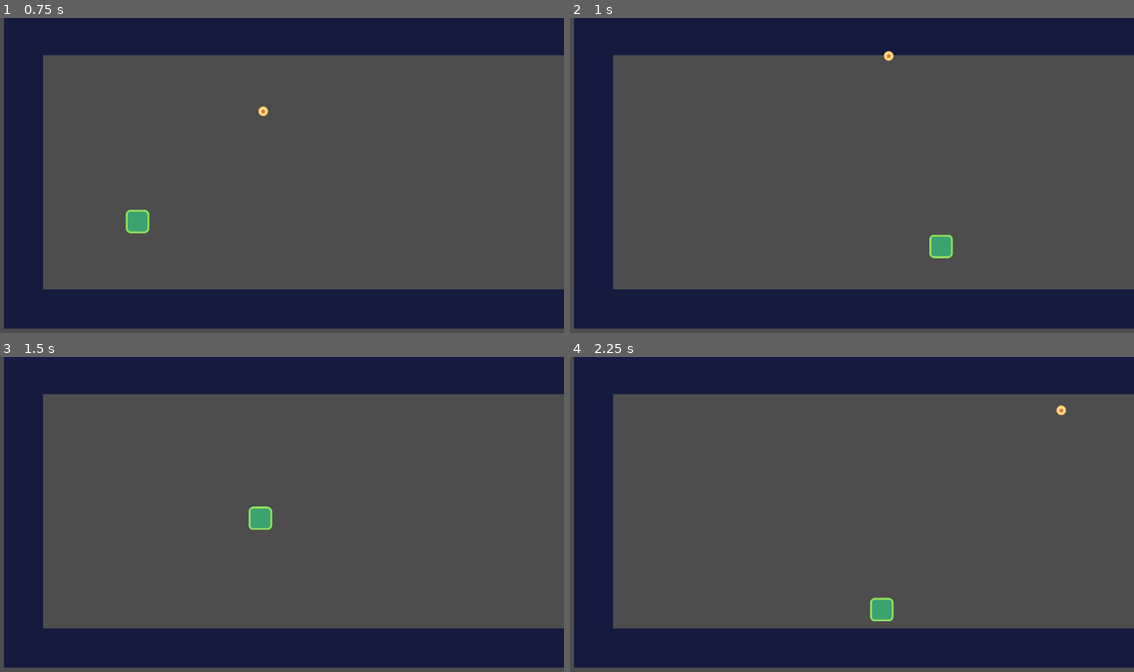
Above: before the commit, frames 1-4 (two rows, left to right).
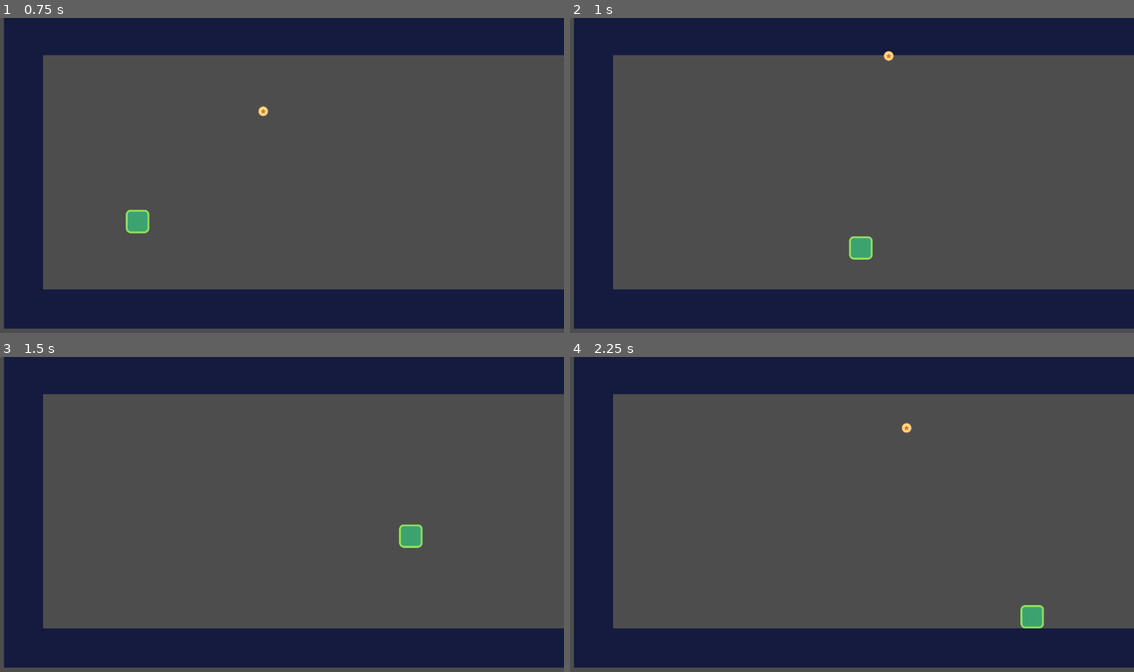
Above: after the commit, the same moments.

Repository: philippeVoNam/so-you-think-you-scale
Game: Godot game, scene res://src/scenes/level.tscn
The game is run twice, just before and just after one commit, with the same random seed, the same clock (stepped at 60 frames per second) and the same inputs.
Inputs:
- Up to frame 1 (0.75 s): tap Enter (ui_accept) at 0.5 s; hold Right (ui_right) from 0.53 s (still down); hold C (hook) from 0.53 s (still down)
- Up to frame 2 (1 s): keep holding Right (ui_right); keep holding C (hook); tap Enter (ui_accept) at 0.77 s
- Up to frame 3 (1.5 s): keep holding Right (ui_right); release C (hook) at 1.28 s; tap C (hook) at 1.35 s
- Up to frame 4 (2.25 s): tap Enter (ui_accept) at 1.52 s; release Right (ui_right) at 2.03 s; hold Left (ui_left) from 2.03 s (still down); hold C (hook) from 2.03 s (still down)

Frame 1 is identical in both runs. In frame 2, 0.6% of the frame differs, in the area x 49-68%, y 68-77%; in frame 3, 0.6%; in frame 4, 0.7%, in the area x 53-88%, y 15-87%.

Commit message:
init direction of hook

Diff:
--- a/src/scripts/hook.gd
+++ b/src/scripts/hook.gd
@@ -2,6 +2,8 @@
 
 var speed = 1700
 var hooked = false
+
+var direction = 1
 
 # Called when the node enters the scene tree for the first time.
 func _ready():
@@ -9,8 +11,11 @@
 
 func _physics_process(delta):
 	if not hooked:
-		position += (transform.x + -transform.y) * speed * delta
+		position += ((direction * transform.x) + -transform.y) * speed * delta
 
 func _on_body_entered(body):
 	if body.get_name() == "tile":
 		hooked = true
+
+func set_direction(direction):
+	self.direction = direction
--- a/src/scripts/player.gd
+++ b/src/scripts/player.gd
@@ -52,7 +52,7 @@
 	var r = self.hook.position - self.position
 	var rLength = int(round(r.length()))
 
-	self.angularAcceleration = (-1 * gravity * delta * sin(self.angle)) / rLength
+	self.angularAcceleration = (-1 * gravity/2 * delta * sin(self.angle)) / rLength
 	self.angularVelocity += self.angularAcceleration
 	self.angularVelocity *= DAMPING
 	self.angle += self.angularVelocity
@@ -64,6 +64,8 @@
 		if not self.hook:
 			self.hook = hookScene.instantiate()
 			self.hook.position = self.position
+			var direction = Input.get_axis("ui_left", "ui_right")
+			self.hook.set_direction(direction)
 			var levelNode = get_tree().get_root().get_node("level")
 			levelNode.add_child(self.hook)
 
@@ -75,6 +77,7 @@
 	elif Input.is_action_just_released("hook"):
 		self.hook.queue_free()
 		self.state = STATES.UNHOOKED
+		firstFlag = true
 
 func _draw():
 	if self.hook:
